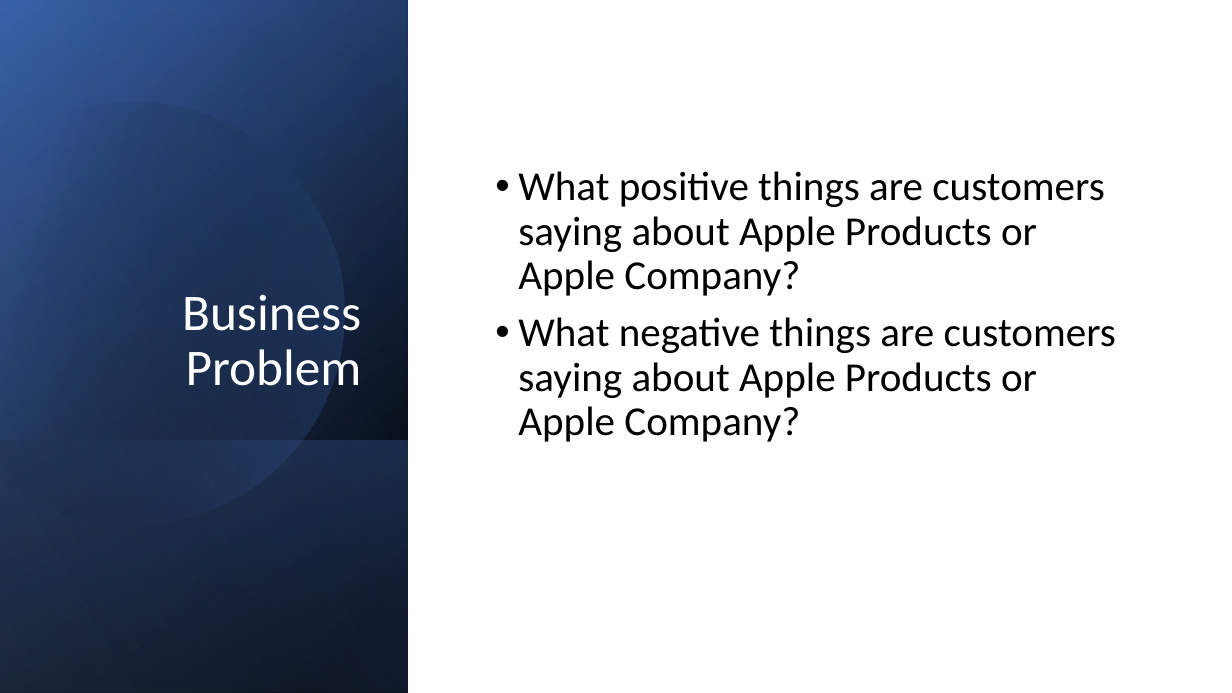
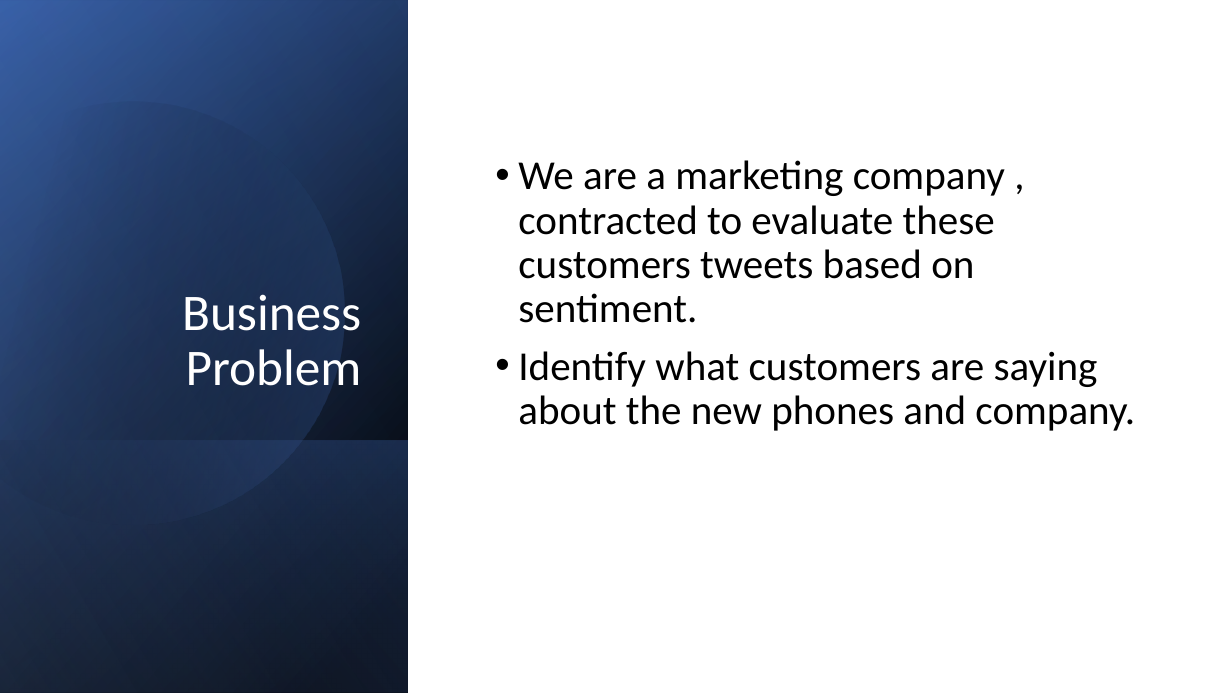
Before and after one commit to carlos-marin1742/Apple-Sentiment-analysis-NLP, a slide deck: slide 4 of dsc-phase-4-project-presentation.pptx. Drawn at 1232x693 pixels with LibreOffice and Linux fonts; fonts in the diff are those of the drawing. Boxes give left, top, right and bottom in pixels: in the first picture for what was removed or moved away, otherwise in the second. Text is boxed around its words. In the diff, an @@ line names an element or a change of style, - is before the commit and + after.

```diff
--- a/dsc-phase-4-project-presentation.pptx
+++ b/dsc-phase-4-project-presentation.pptx
@@ text at box(518, 160, 1135, 431): text changed @@
-• What positive things are customers saying about Apple Products or Apple Company?
-• What negative things are customers saying about Apple Products or Apple Company?
+• We are a marketing company , contracted to evaluate these customers tweets based on sentiment.
+• Identify what customers are saying about the new phones and company.
```
Also in this commit, not shown: 6 other slides changed, 7 slides added, 8 other files.
